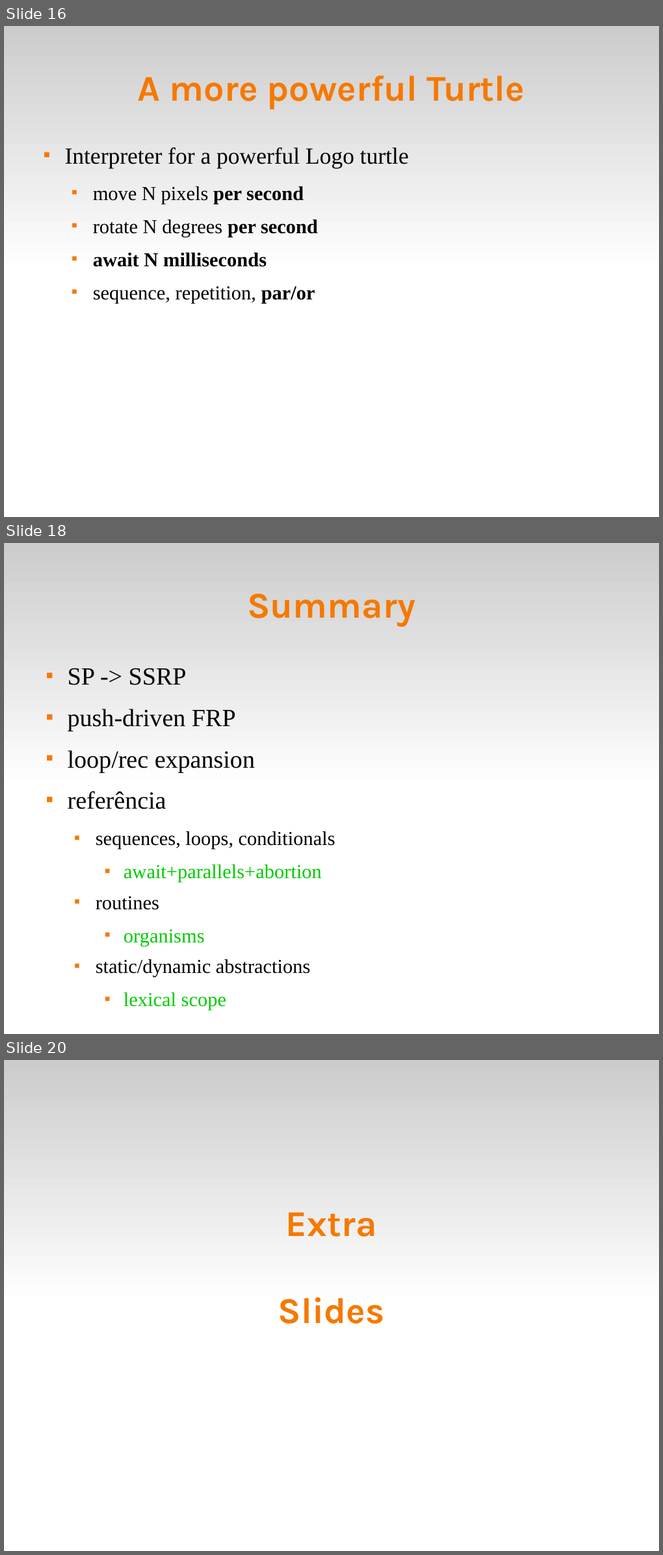
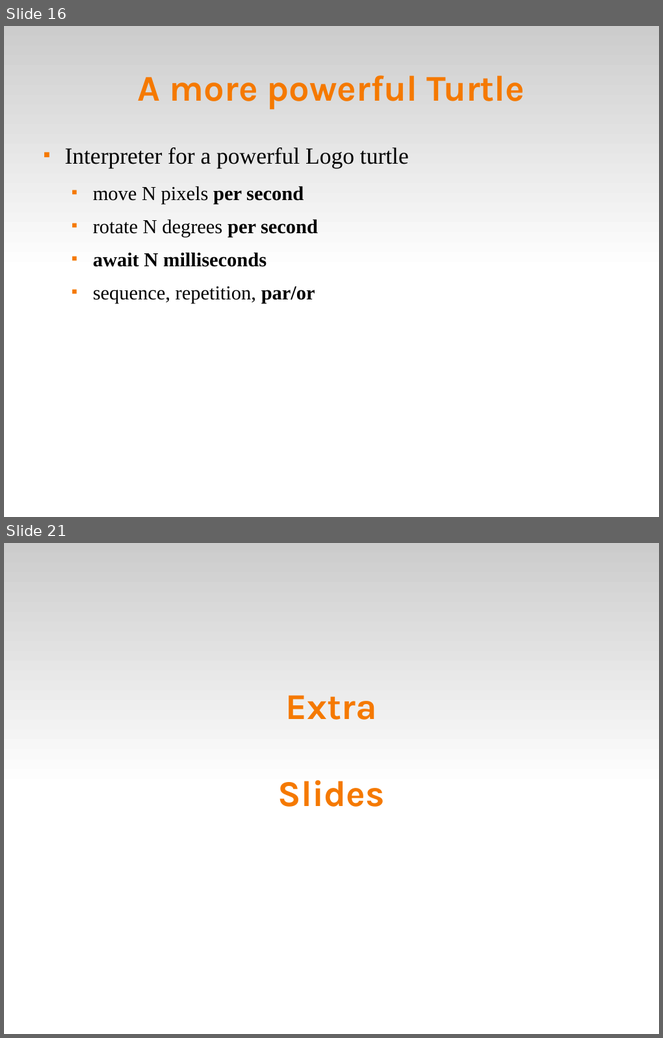
Before and after one commit to fsantanna-no/ceu-docs, a slide deck: ceu_curryon.odp. Shown one above the other, each under a label of ours: slides 16, 18 and 20 before the commit, slides 16 and 21 after it; the slides between them are not shown. The pictures are 663x1555 and 663x1038 pixels, drawn with LibreOffice and Linux fonts; fonts in the diff are those of the drawing. Boxes give left, top, right and bottom in pixels: in the first picture for what was removed or moved away, otherwise in the second. Text is boxed around its words. In the diff, an @@ line names an element or a change of style, - is before the commit and + after.

```diff
--- a/ceu_curryon.odp
+++ b/ceu_curryon.odp
@@ slide 18 removed at box(4, 543, 659, 1034), background #FFFFFF; not listed: 1 template element that a slide beside it also shows @@
@@ title removed at box(247, 594, 415, 627) @@
-Summary
@@ text removed at box(68, 668, 336, 1010) @@
-■ SP -> SSRP
-■ push-driven FRP
-■ loop/rec expansion
-■ referência
-  ■ sequences, loops, conditionals
-    ■ await+parallels+abortion
-  ■ routines
-    ■ organisms
-  ■ static/dynamic abstractions
-    ■ lexical scope
@@ what was slide 20 is now slide 21 @@
```
Also in this commit, not shown: 14 slides changed, 3 slides added, 8 other slides removed.
